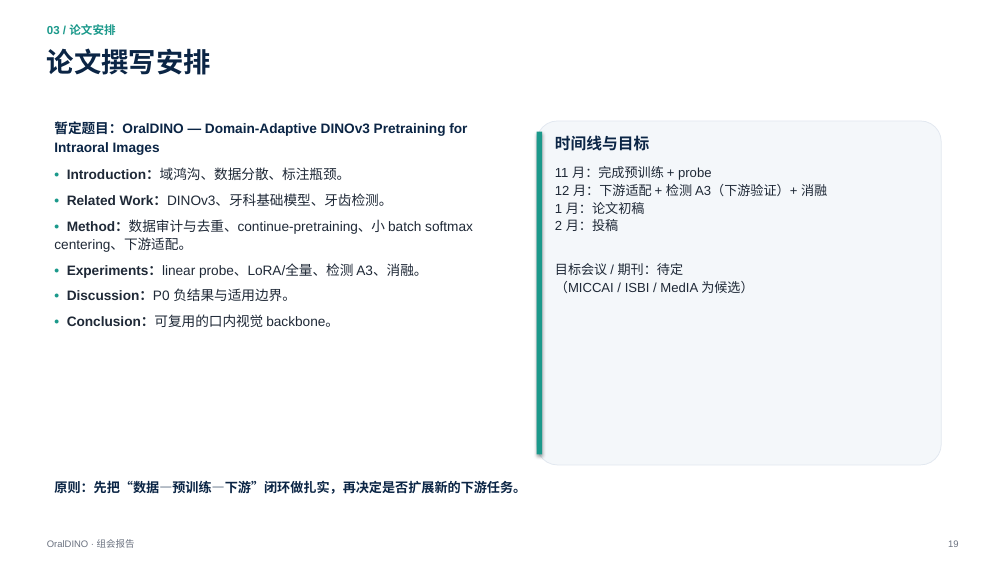
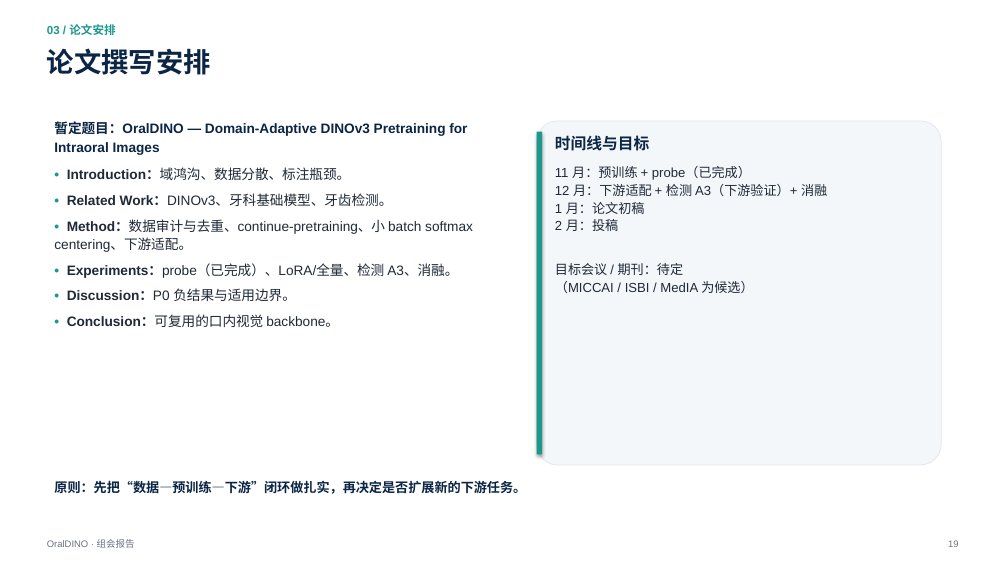
Before and after one commit to XiaoHG/MRG-05-Tooth-Seg, a slide deck: slide 19 of group-meeting/20261111/OralDINO_group_meeting_20261111.pptx. Drawn at 1008x567 pixels with LibreOffice and Linux fonts; fonts in the diff are those of the drawing. Boxes give left, top, right and bottom in pixels: in the first picture for what was removed or moved away, otherwise in the second. Text is boxed around its words. In the diff, an @@ line names an element or a change of style, - is before the commit and + after.

```diff
--- a/group-meeting/20261111/OralDINO_group_meeting_20261111.pptx
+++ b/group-meeting/20261111/OralDINO_group_meeting_20261111.pptx
@@ text at [555,166,751,180]: text changed @@
-11 月：完成预训练 + probe
+11 月：预训练 + probe（已完成）
@@ text at [67,264,458,278]: text changed @@
-• Experiments：linear probe、LoRA/全量、检测 A3、消融。
+• Experiments：probe（已完成）、LoRA/全量、检测 A3、消融。
```
Also in this commit, not shown: 6 other slides changed, 4 other files.
